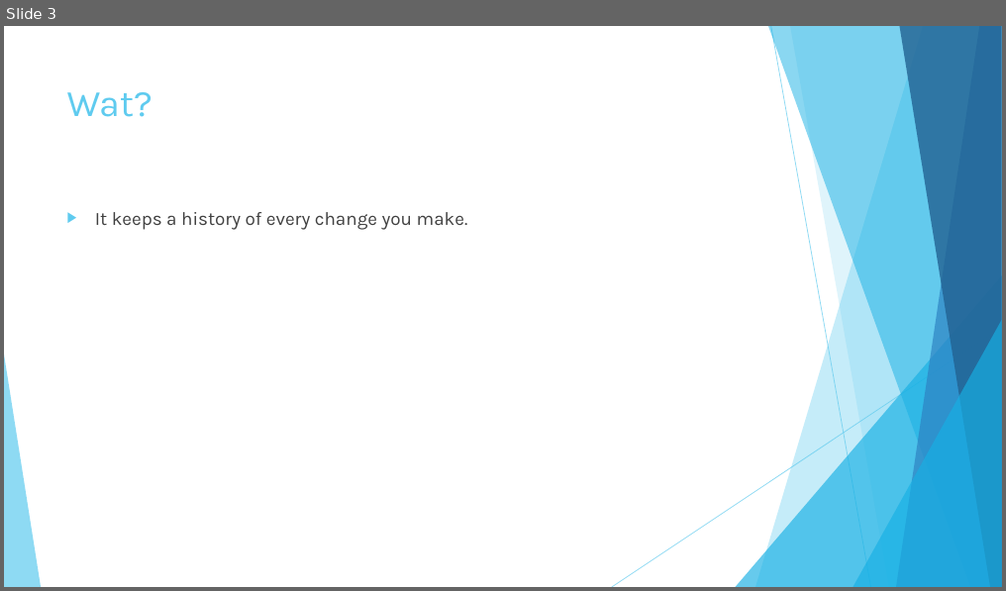
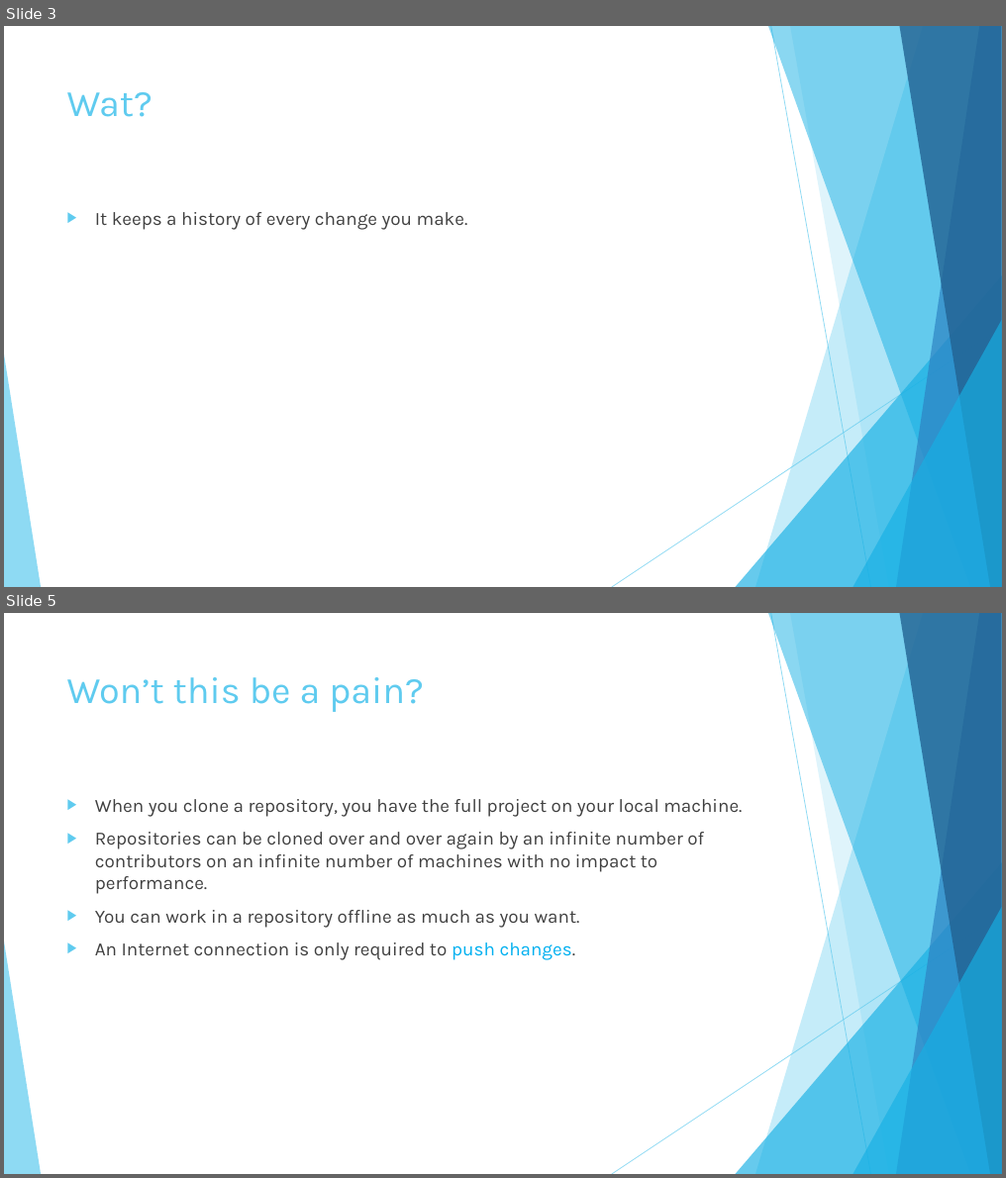
Before and after one commit to drewwyatt/Asset-History, a slide deck: Introduction to Git.pptx. Shown one above the other, each under a label of ours: slide 3 before the commit, slides 3 and 5 after it; the slides between them are not shown. The pictures are 1006x591 and 1006x1178 pixels, drawn with LibreOffice and Linux fonts; fonts in the diff are those of the drawing. Boxes give left, top, right and bottom in pixels: in the first picture for what was removed or moved away, otherwise in the second. Text is boxed around its words. In the diff, an @@ line names an element or a change of style, - is before the commit and + after.

```diff
--- a/Introduction to Git.pptx
+++ b/Introduction to Git.pptx
@@ slide 5 added at (4, 613, 1002, 1174), background #FFFFFF; not listed: 10 template elements that a slide beside it also shows @@
@@ title added at (67, 677, 424, 712), 36 pt, text #5FCBEF @@
+Won’t this be a pain?
@@ text added at (95, 799, 742, 960), 18 pt, text #404040 @@
+▶ When you clone a repository, you have the full project on your local machine.
+▶ Repositories can be cloned over and over again by an infinite number of contributors on an infinite number of machines with no impact to performance.
+▶ You can work in a repository offline as much as you want.
+▶ An Internet connection is only required to push changes.
```
Also in this commit, not shown: 2 slides changed, 2 other slides added, 1 other file.
